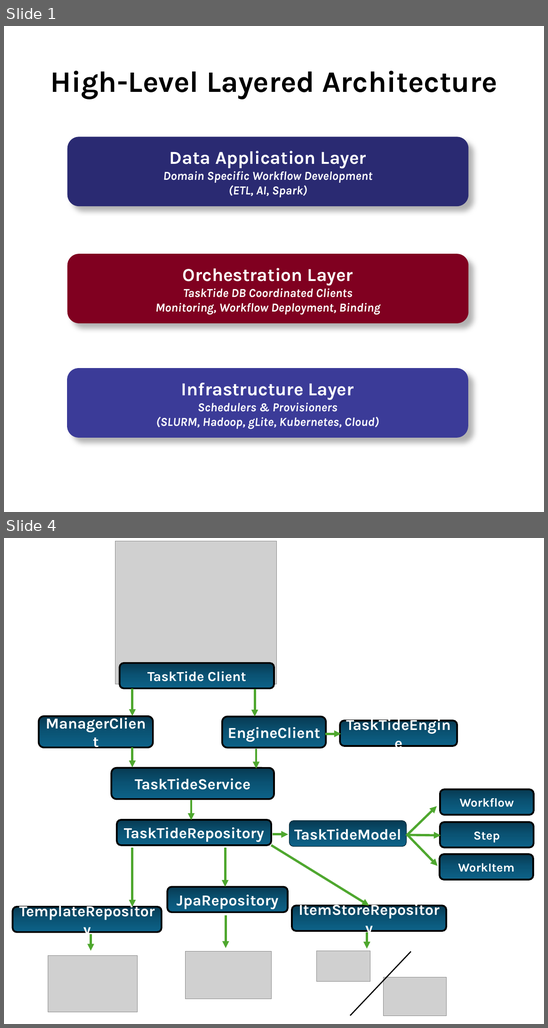
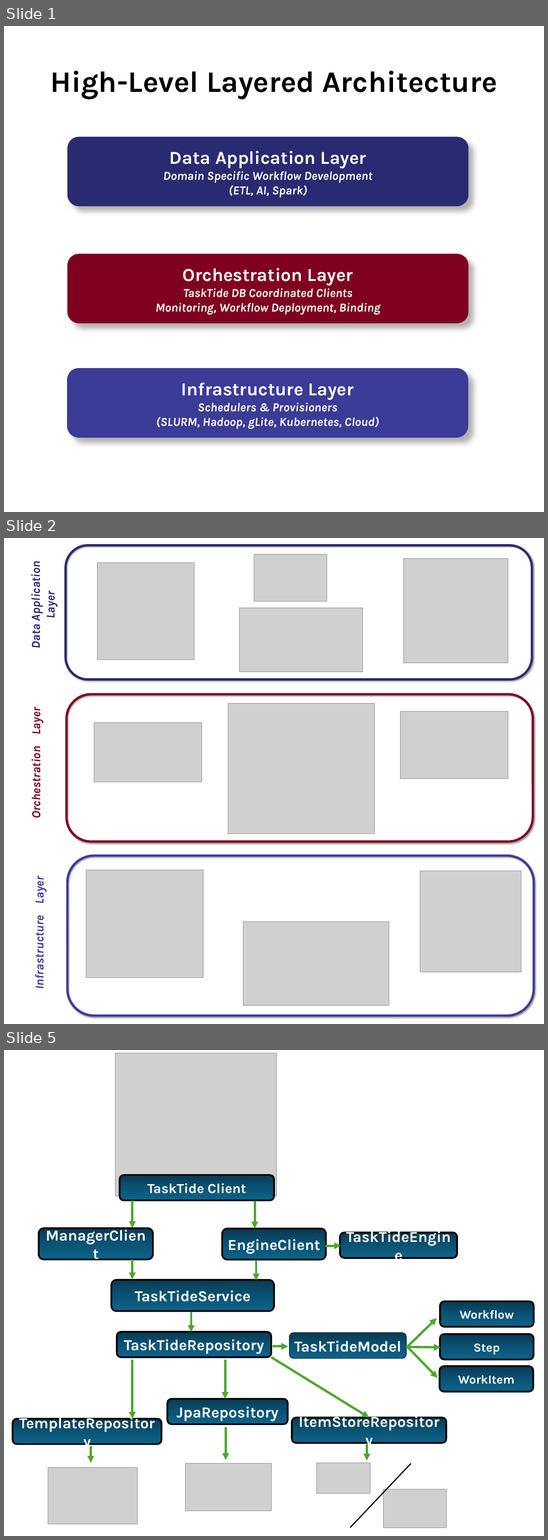
Before and after one commit to BrenKenna/TaskTide, a slide deck: tasktide/docs/Diagrams/Diagrams.pptx. Shown one above the other, each under a label of ours: slides 1 and 4 before the commit, slides 1, 2 and 5 after it; the slides between them are not shown. The pictures are 548x1028 and 548x1540 pixels, drawn with LibreOffice and Linux fonts; fonts in the diff are those of the drawing; grey boxes stand for pictures. Boxes give left, top, right and bottom in pixels: in the first picture for what was removed or moved away, otherwise in the second. Text is boxed around its words. In the diff, an @@ line names an element or a change of style, - is before the commit and + after.

Commit message:
Use Cases + Paper Docs
i). Adds RSpark-RAPIDS grayscaling application
ii). Adds R application installation to PS1 installer
iii). Figure adjustments
iv). Renames Julia use case

```diff
--- a/tasktide/docs/Diagrams/Diagrams.pptx
+++ b/tasktide/docs/Diagrams/Diagrams.pptx
@@ slide 2 added at bbox=[4, 538, 544, 1024], background #FFFFFF @@
@@ rounded rectangle added at bbox=[66, 546, 531, 679], outline #2A2A72 6 pt @@
@@ picture added at bbox=[97, 562, 194, 659] @@
@@ picture added at bbox=[254, 554, 326, 601] @@
@@ picture added at bbox=[403, 558, 507, 663] @@
@@ text added at bbox=[28, 568, 58, 648], 32 pt, text #2A2A72, bold, italic @@
+Data Application Layer
@@ picture added at bbox=[239, 608, 363, 672] @@
@@ rounded rectangle added at bbox=[67, 694, 532, 841], outline #800020 6 pt @@
@@ picture added at bbox=[228, 703, 374, 834] @@
@@ text added at bbox=[28, 710, 43, 816], 32 pt, text #800020, bold, italic @@
+Orchestration Layer
@@ picture added at bbox=[400, 711, 507, 779] @@
@@ picture added at bbox=[94, 722, 201, 781] @@
@@ rounded rectangle added at bbox=[67, 855, 533, 1015], outline #3B3B98 6 pt @@
@@ picture added at bbox=[86, 869, 203, 977] @@
@@ picture added at bbox=[419, 870, 521, 971] @@
@@ text added at bbox=[31, 878, 47, 987], 32 pt, text #3B3B98, bold, italic @@
+Infrastructure Layer
@@ picture added at bbox=[243, 922, 389, 1005] @@
@@ what was slide 4 is now slide 5 @@
```
Also in this commit, not shown: 1 slide changed, 6 other files.
